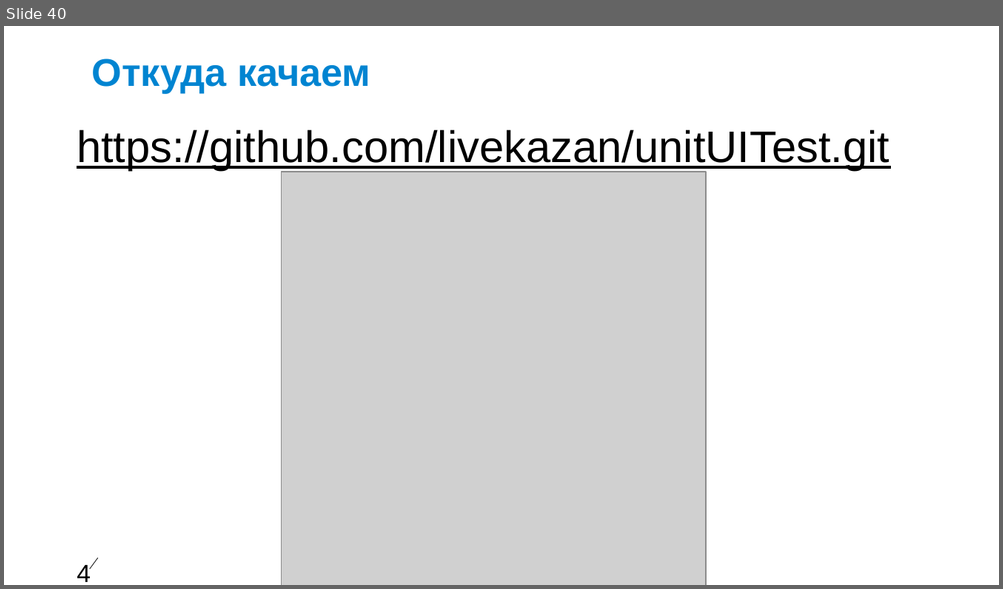
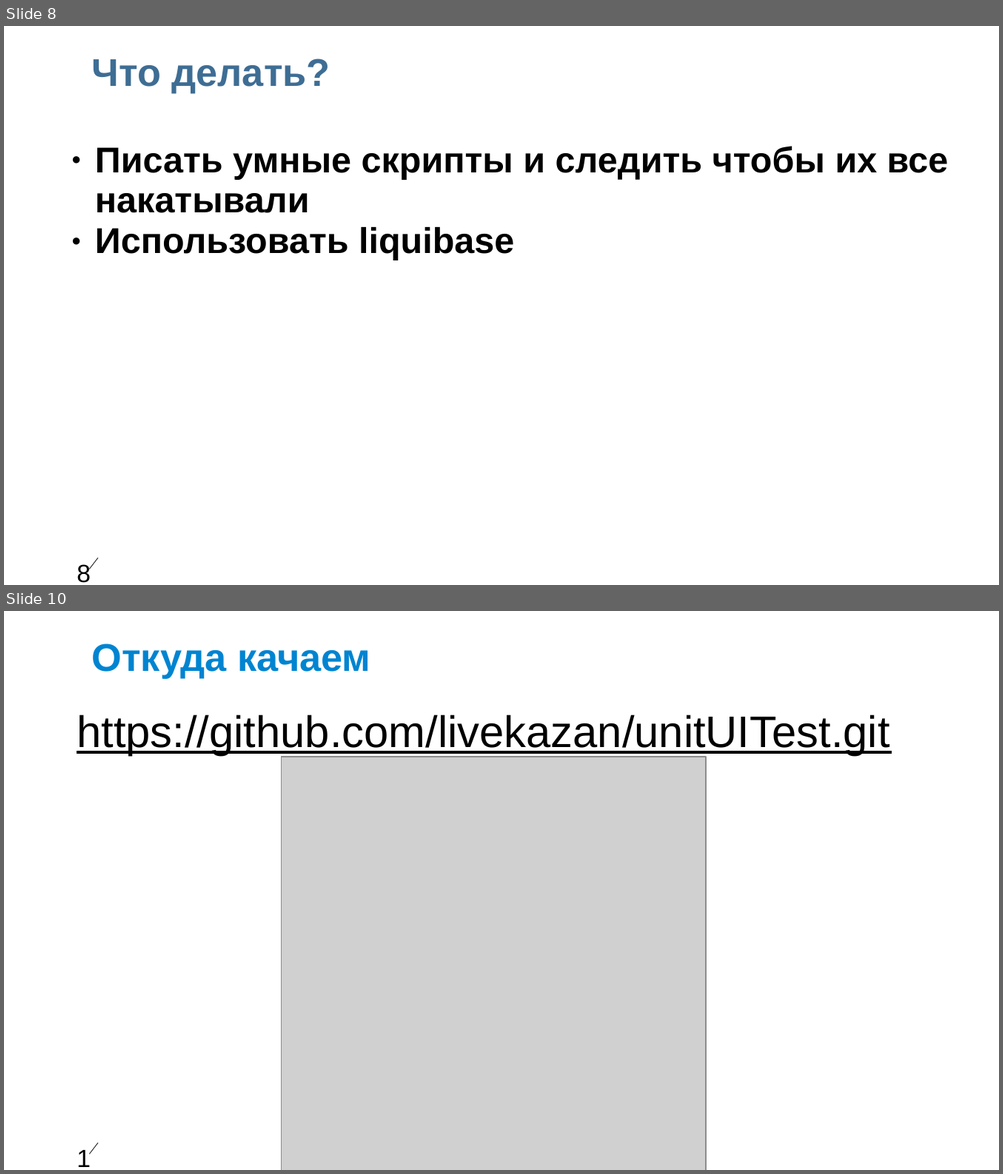
Before and after one commit to livekazan/unitUITest, a slide deck: LiquiBase.ppt. Shown one above the other, each under a label of ours: slide 40 before the commit, slides 8 and 10 after it; the slides between them are not shown. The pictures are 1003x589 and 1003x1174 pixels, drawn with LibreOffice and Linux fonts; fonts in the diff are those of the drawing; grey boxes stand for pictures; background and template pictures are left out. Boxes give left, top, right and bottom in pixels: in the first picture for what was removed or moved away, otherwise in the second. Text is boxed around its words. In the diff, an @@ line names an element or a change of style, - is before the commit and + after.

```diff
--- a/LiquiBase.ppt
+++ b/LiquiBase.ppt
@@ slide 8 added at [4,26,999,585], background #FFFFFF; not listed: 2 template elements that a slide beside it also shows @@
@@ free added at [91,48,976,141], 28 pt, text #3E6D94, bold @@
+Что делать?
@@ text added at [95,146,948,261], 26 pt, text #000000, bold @@
+● Писать умные скрипты и следить чтобы их все накатывали
+● Использовать liquibase
@@ what was slide 40 is now slide 10 @@
@@ page number at [73,1141,90,1165]: text changed @@
-40
+10
```
Also in this commit, not shown: 1 slide changed, 7 other slides added, 38 slides removed, 1 other file.
